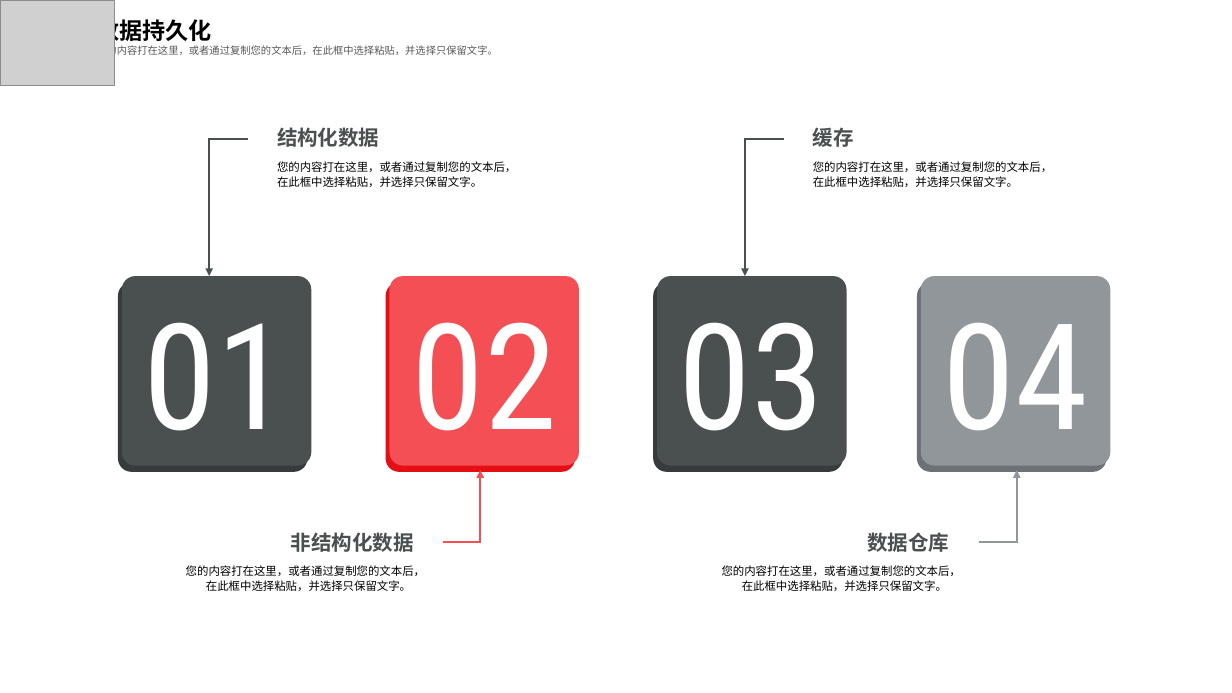
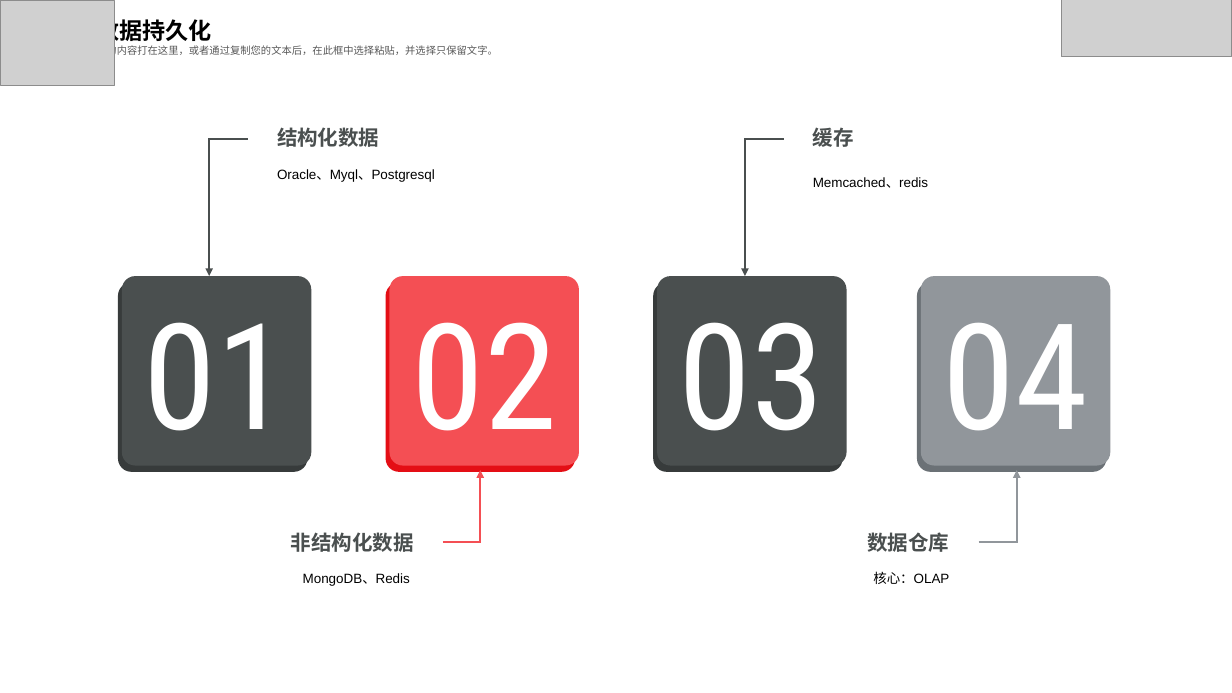
Before and after one commit to feiweihy/SpringCloud, a slide deck: slide 10 of documents/1-技术交流/中交金卡技术交流20190505.pptx. Drawn at 1232x693 pixels with LibreOffice and Linux fonts; fonts in the diff are those of the drawing; grey boxes stand for pictures. Boxes give left, top, right and bottom in pixels: in the first picture for what was removed or moved away, otherwise in the second. Text is boxed around its words. In the diff, an @@ line names an element or a change of style, - is before the commit and + after.

```diff
--- a/documents/1-技术交流/中交金卡技术交流20190505.pptx
+++ b/documents/1-技术交流/中交金卡技术交流20190505.pptx
@@ picture added at (1062, 0, 1232, 56) @@
@@ text at (277, 169, 435, 182): text changed; size 8.9 to 10.5 pt @@
-您的内容打在这里，或者通过复制您的文本后，在此框中选择粘贴，并选择只保留文字。
+Oracle、Myql、Postgresql
@@ text at (813, 177, 928, 188): text changed; size 8.9 to 10.5 pt @@
-您的内容打在这里，或者通过复制您的文本后，在此框中选择粘贴，并选择只保留文字。
+Memcached、redis
@@ text at (303, 573, 410, 586): text changed; size 8.9 to 10.5 pt @@
-您的内容打在这里，或者通过复制您的文本后，在此框中选择粘贴，并选择只保留文字。
+MongoDB、Redis
@@ text at (873, 571, 949, 584): text changed; size 8.9 to 10.5 pt @@
-您的内容打在这里，或者通过复制您的文本后，在此框中选择粘贴，并选择只保留文字。
+核心：OLAP
```
Also in this commit, not shown: 23 other slides changed, 4 slides added, 4 slides removed.
